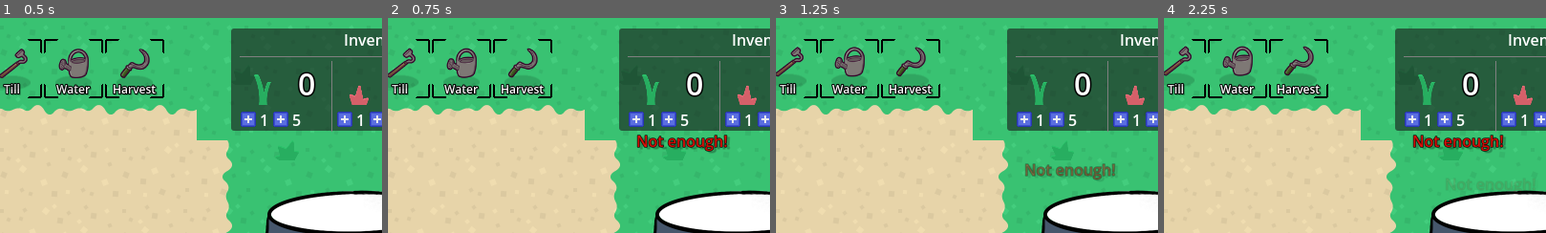
Above: before the commit, frames 1-4 (left to right).
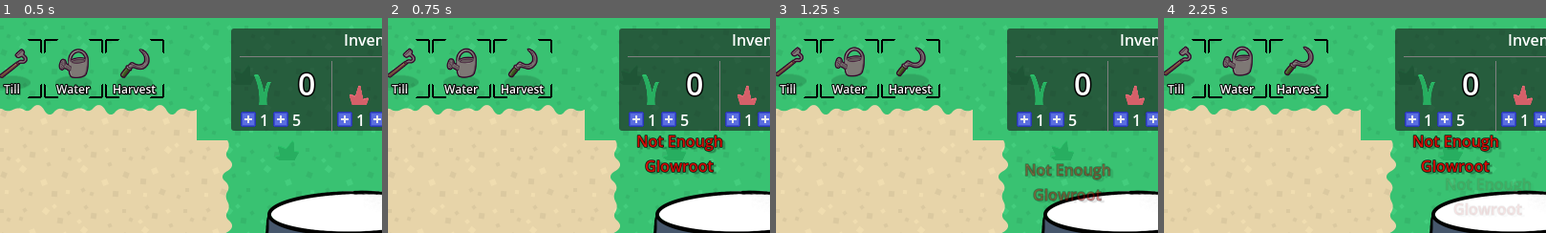
Above: after the commit, the same moments.

Repository: KurzweilTV/godotwild79
Game: Godot game, scene res://gameboard/Main.tscn
Same seed, same stepped clock (60 frames per second), same inputs: the game is played once before the commit and once after it.
Inputs (mouse positions are % of the whole screen's width and height, from its top left):
- Up to frame 1 (0.5 s): no input
- Up to frame 2 (0.75 s): click (55, 24) at 0.5 s
- Up to frame 3 (1.25 s): no input
- Up to frame 4 (2.25 s): click (59, 24) at 1.25 s; click (55, 24) at 2 s
The pictures show only the part of the screen within x 22-72%, y 0-50%; the shares and areas given below are measured in that part.

Frame 1 is identical in both runs. In frame 2, 1.5% of the frame differs, in the area x 67-90%, y 54-73%; in frame 3, 0.9%; in frame 4, 1.9%, in the area x 67-97%, y 54-92%.

Commit message:
ui tweaks
EOD Commit for Tuesday

Diff:
--- a/gameboard/Main.tscn
+++ b/gameboard/Main.tscn
@@ -306,13 +306,14 @@
 [node name="HBoxContainer" type="HBoxContainer" parent="GameUI/InventoryUI/MarginContainer/VBoxContainer"]
 layout_mode = 2
 
-[node name="VBoxContainer" type="VBoxContainer" parent="GameUI/InventoryUI/MarginContainer/VBoxContainer/HBoxContainer"]
-layout_mode = 2
-
-[node name="HBoxContainer" type="HBoxContainer" parent="GameUI/InventoryUI/MarginContainer/VBoxContainer/HBoxContainer/VBoxContainer"]
-layout_mode = 2
-
-[node name="GreenIcon" type="TextureRect" parent="GameUI/InventoryUI/MarginContainer/VBoxContainer/HBoxContainer/VBoxContainer/HBoxContainer"]
+[node name="GlowrootBox" type="VBoxContainer" parent="GameUI/InventoryUI/MarginContainer/VBoxContainer/HBoxContainer"]
+layout_mode = 2
+tooltip_text = "Glowroot"
+
+[node name="HBoxContainer" type="HBoxContainer" parent="GameUI/InventoryUI/MarginContainer/VBoxContainer/HBoxContainer/GlowrootBox"]
+layout_mode = 2
+
+[node name="GreenIcon" type="TextureRect" parent="GameUI/InventoryUI/MarginContainer/VBoxContainer/HBoxContainer/GlowrootBox/HBoxContainer"]
 layout_mode = 2
 size_flags_horizontal = 3
 size_flags_vertical = 3
@@ -320,7 +321,7 @@
 expand_mode = 2
 stretch_mode = 4
 
-[node name="GreenCount" type="Label" parent="GameUI/InventoryUI/MarginContainer/VBoxContainer/HBoxContainer/VBoxContainer/HBoxContainer"]
+[node name="GreenCount" type="Label" parent="GameUI/InventoryUI/MarginContainer/VBoxContainer/HBoxContainer/GlowrootBox/HBoxContainer"]
 unique_name_in_owner = true
 custom_minimum_size = Vector2(40, 0)
 layout_mode = 2
@@ -330,37 +331,38 @@
 horizontal_alignment = 1
 vertical_alignment = 2
 
-[node name="Buttons" type="HBoxContainer" parent="GameUI/InventoryUI/MarginContainer/VBoxContainer/HBoxContainer/VBoxContainer"]
-layout_mode = 2
-
-[node name="TextureButton" type="TextureButton" parent="GameUI/InventoryUI/MarginContainer/VBoxContainer/HBoxContainer/VBoxContainer/Buttons"]
-layout_mode = 2
-size_flags_vertical = 4
-texture_normal = ExtResource("26_jgy31")
-
-[node name="Label" type="Label" parent="GameUI/InventoryUI/MarginContainer/VBoxContainer/HBoxContainer/VBoxContainer/Buttons"]
+[node name="Buttons" type="HBoxContainer" parent="GameUI/InventoryUI/MarginContainer/VBoxContainer/HBoxContainer/GlowrootBox"]
+layout_mode = 2
+
+[node name="TextureButton" type="TextureButton" parent="GameUI/InventoryUI/MarginContainer/VBoxContainer/HBoxContainer/GlowrootBox/Buttons"]
+layout_mode = 2
+size_flags_vertical = 4
+texture_normal = ExtResource("26_jgy31")
+
+[node name="Label" type="Label" parent="GameUI/InventoryUI/MarginContainer/VBoxContainer/HBoxContainer/GlowrootBox/Buttons"]
 layout_mode = 2
 text = "1"
 
-[node name="TextureButton2" type="TextureButton" parent="GameUI/InventoryUI/MarginContainer/VBoxContainer/HBoxContainer/VBoxContainer/Buttons"]
-layout_mode = 2
-size_flags_vertical = 4
-texture_normal = ExtResource("26_jgy31")
-
-[node name="Label2" type="Label" parent="GameUI/InventoryUI/MarginContainer/VBoxContainer/HBoxContainer/VBoxContainer/Buttons"]
+[node name="TextureButton2" type="TextureButton" parent="GameUI/InventoryUI/MarginContainer/VBoxContainer/HBoxContainer/GlowrootBox/Buttons"]
+layout_mode = 2
+size_flags_vertical = 4
+texture_normal = ExtResource("26_jgy31")
+
+[node name="Label2" type="Label" parent="GameUI/InventoryUI/MarginContainer/VBoxContainer/HBoxContainer/GlowrootBox/Buttons"]
 layout_mode = 2
 text = "5"
 
 [node name="VSeparator" type="VSeparator" parent="GameUI/InventoryUI/MarginContainer/VBoxContainer/HBoxContainer"]
 layout_mode = 2
 
-[node name="VBoxContainer2" type="VBoxContainer" parent="GameUI/InventoryUI/MarginContainer/VBoxContainer/HBoxContainer"]
-layout_mode = 2
-
-[node name="HBoxContainer" type="HBoxContainer" parent="GameUI/InventoryUI/MarginContainer/VBoxContainer/HBoxContainer/VBoxContainer2"]
-layout_mode = 2
-
-[node name="RedIcon" type="TextureRect" parent="GameUI/InventoryUI/MarginContainer/VBoxContainer/HBoxContainer/VBoxContainer2/HBoxContainer"]
+[node name="EmberberryBox" type="VBoxContainer" parent="GameUI/InventoryUI/MarginContainer/VBoxContainer/HBoxContainer"]
+layout_mode = 2
+tooltip_text = "Emberberry"
+
+[node name="HBoxContainer" type="HBoxContainer" parent="GameUI/InventoryUI/MarginContainer/VBoxContainer/HBoxContainer/EmberberryBox"]
+layout_mode = 2
+
+[node name="RedIcon" type="TextureRect" parent="GameUI/InventoryUI/MarginContainer/VBoxContainer/HBoxContainer/EmberberryBox/HBoxContainer"]
 layout_mode = 2
 size_flags_horizontal = 3
 size_flags_vertical = 3
@@ -368,7 +370,7 @@
 expand_mode = 2
 stretch_mode = 4
 
-[node name="RedCount" type="Label" parent="GameUI/InventoryUI/MarginContainer/VBoxContainer/HBoxContainer/VBoxContainer2/HBoxContainer"]
+[node name="RedCount" type="Label" parent="GameUI/InventoryUI/MarginContainer/VBoxContainer/HBoxContainer/EmberberryBox/HBoxContainer"]
 unique_name_in_owner = true
 custom_minimum_size = Vector2(40, 0)
 layout_mode = 2
@@ -378,37 +380,38 @@
 horizontal_alignment = 1
 vertical_alignment = 2
 
-[node name="Buttons" type="HBoxContainer" parent="GameUI/InventoryUI/MarginContainer/VBoxContainer/HBoxContainer/VBoxContainer2"]
-layout_mode = 2
-
-[node name="TextureButton" type="TextureButton" parent="GameUI/InventoryUI/MarginContainer/VBoxContainer/HBoxContainer/VBoxContainer2/Buttons"]
-layout_mode = 2
-size_flags_vertical = 4
-texture_normal = ExtResource("26_jgy31")
-
-[node name="Label" type="Label" parent="GameUI/InventoryUI/MarginContainer/VBoxContainer/HBoxContainer/VBoxContainer2/Buttons"]
+[node name="Buttons" type="HBoxContainer" parent="GameUI/InventoryUI/MarginContainer/VBoxContainer/HBoxContainer/EmberberryBox"]
+layout_mode = 2
+
+[node name="TextureButton" type="TextureButton" parent="GameUI/InventoryUI/MarginContainer/VBoxContainer/HBoxContainer/EmberberryBox/Buttons"]
+layout_mode = 2
+size_flags_vertical = 4
+texture_normal = ExtResource("26_jgy31")
+
+[node name="Label" type="Label" parent="GameUI/InventoryUI/MarginContainer/VBoxContainer/HBoxContainer/EmberberryBox/Buttons"]
 layout_mode = 2
 text = "1"
 
-[node name="TextureButton2" type="TextureButton" parent="GameUI/InventoryUI/MarginContainer/VBoxContainer/HBoxContainer/VBoxContainer2/Buttons"]
-layout_mode = 2
-size_flags_vertical = 4
-texture_normal = ExtResource("26_jgy31")
-
-[node name="Label2" type="Label" parent="GameUI/InventoryUI/MarginContainer/VBoxContainer/HBoxContainer/VBoxContainer2/Buttons"]
+[node name="TextureButton2" type="TextureButton" parent="GameUI/InventoryUI/MarginContainer/VBoxContainer/HBoxContainer/EmberberryBox/Buttons"]
+layout_mode = 2
+size_flags_vertical = 4
+texture_normal = ExtResource("26_jgy31")
+
+[node name="Label2" type="Label" parent="GameUI/InventoryUI/MarginContainer/VBoxContainer/HBoxContainer/EmberberryBox/Buttons"]
 layout_mode = 2
 text = "5"
 
 [node name="VSeparator2" type="VSeparator" parent="GameUI/InventoryUI/MarginContainer/VBoxContainer/HBoxContainer"]
 layout_mode = 2
 
-[node name="VBoxContainer3" type="VBoxContainer" parent="GameUI/InventoryUI/MarginContainer/VBoxContainer/HBoxContainer"]
-layout_mode = 2
-
-[node name="HBoxContainer" type="HBoxContainer" parent="GameUI/InventoryUI/MarginContainer/VBoxContainer/HBoxContainer/VBoxContainer3"]
-layout_mode = 2
-
-[node name="BlueIcon" type="TextureRect" parent="GameUI/InventoryUI/MarginContainer/VBoxContainer/HBoxContainer/VBoxContainer3/HBoxContainer"]
+[node name="DewblossomBox" type="VBoxContainer" parent="GameUI/InventoryUI/MarginContainer/VBoxContainer/HBoxContainer"]
+layout_mode = 2
+tooltip_text = "Dewblossom"
+
+[node name="HBoxContainer" type="HBoxContainer" parent="GameUI/InventoryUI/MarginContainer/VBoxContainer/HBoxContainer/DewblossomBox"]
+layout_mode = 2
+
+[node name="BlueIcon" type="TextureRect" parent="GameUI/InventoryUI/MarginContainer/VBoxContainer/HBoxContainer/DewblossomBox/HBoxContainer"]
 layout_mode = 2
 size_flags_horizontal = 3
 size_flags_vertical = 3
@@ -416,7 +419,7 @@
 expand_mode = 2
 stretch_mode = 4
 
-[node name="BlueCount" type="Label" parent="GameUI/InventoryUI/MarginContainer/VBoxContainer/HBoxContainer/VBoxContainer3/HBoxContainer"]
+[node name="BlueCount" type="Label" parent="GameUI/InventoryUI/MarginContainer/VBoxContainer/HBoxContainer/DewblossomBox/HBoxContainer"]
 unique_name_in_owner = true
 custom_minimum_size = Vector2(40, 0)
 layout_mode = 2
@@ -426,24 +429,24 @@
 horizontal_alignment = 1
 vertical_alignment = 2
 
-[node name="Buttons" type="HBoxContainer" parent="GameUI/InventoryUI/MarginContainer/VBoxContainer/HBoxContainer/VBoxContainer3"]
-layout_mode = 2
-
-[node name="TextureButton" type="TextureButton" parent="GameUI/InventoryUI/MarginContainer/VBoxContainer/HBoxContainer/VBoxContainer3/Buttons"]
-layout_mode = 2
-size_flags_vertical = 4
-texture_normal = ExtResource("26_jgy31")
-
-[node name="Label" type="Label" parent="GameUI/InventoryUI/MarginContainer/VBoxContainer/HBoxContainer/VBoxContainer3/Buttons"]
+[node name="Buttons" type="HBoxContainer" parent="GameUI/InventoryUI/MarginContainer/VBoxContainer/HBoxContainer/DewblossomBox"]
+layout_mode = 2
+
+[node name="TextureButton" type="TextureButton" parent="GameUI/InventoryUI/MarginContainer/VBoxContainer/HBoxContainer/DewblossomBox/Buttons"]
+layout_mode = 2
+size_flags_vertical = 4
+texture_normal = ExtResource("26_jgy31")
+
+[node name="Label" type="Label" parent="GameUI/InventoryUI/MarginContainer/VBoxContainer/HBoxContainer/DewblossomBox/Buttons"]
 layout_mode = 2
 text = "1"
 
-[node name="TextureButton2" type="TextureButton" parent="GameUI/InventoryUI/MarginContainer/VBoxContainer/HBoxContainer/VBoxContainer3/Buttons"]
-layout_mode = 2
-size_flags_vertical = 4
-texture_normal = ExtResource("26_jgy31")
-
-[node name="Label2" type="Label" parent="GameUI/InventoryUI/MarginContainer/VBoxContainer/HBoxContainer/VBoxContainer3/Buttons"]
+[node name="TextureButton2" type="TextureButton" parent="GameUI/InventoryUI/MarginContainer/VBoxContainer/HBoxContainer/DewblossomBox/Buttons"]
+layout_mode = 2
+size_flags_vertical = 4
+texture_normal = ExtResource("26_jgy31")
+
+[node name="Label2" type="Label" parent="GameUI/InventoryUI/MarginContainer/VBoxContainer/HBoxContainer/DewblossomBox/Buttons"]
 layout_mode = 2
 text = "5"
 
@@ -454,9 +457,9 @@
 volume_db = -5.0
 bus = &"Music"
 
-[connection signal="pressed" from="GameUI/InventoryUI/MarginContainer/VBoxContainer/HBoxContainer/VBoxContainer/Buttons/TextureButton" to="Cauldron" method="_on_add_glowroot_one_pressed"]
-[connection signal="pressed" from="GameUI/InventoryUI/MarginContainer/VBoxContainer/HBoxContainer/VBoxContainer/Buttons/TextureButton2" to="Cauldron" method="_on_add_glowroot_five_pressed"]
-[connection signal="pressed" from="GameUI/InventoryUI/MarginContainer/VBoxContainer/HBoxContainer/VBoxContainer2/Buttons/TextureButton" to="Cauldron" method="_on_add_emberberry_one_pressed"]
-[connection signal="pressed" from="GameUI/InventoryUI/MarginContainer/VBoxContainer/HBoxContainer/VBoxContainer2/Buttons/TextureButton2" to="Cauldron" method="_on_add_emberberry_five_pressed"]
-[connection signal="pressed" from="GameUI/InventoryUI/MarginContainer/VBoxContainer/HBoxContainer/VBoxContainer3/Buttons/TextureButton" to="Cauldron" method="_on_add_dewblossom_one_pressed"]
-[connection signal="pressed" from="GameUI/InventoryUI/MarginContainer/VBoxContainer/HBoxContainer/VBoxContainer3/Buttons/TextureButton2" to="Cauldron" method="_on_add_dewblossom_five_pressed"]
+[connection signal="pressed" from="GameUI/InventoryUI/MarginContainer/VBoxContainer/HBoxContainer/GlowrootBox/Buttons/TextureButton" to="Cauldron" method="_on_add_glowroot_one_pressed"]
+[connection signal="pressed" from="GameUI/InventoryUI/MarginContainer/VBoxContainer/HBoxContainer/GlowrootBox/Buttons/TextureButton2" to="Cauldron" method="_on_add_glowroot_five_pressed"]
+[connection signal="pressed" from="GameUI/InventoryUI/MarginContainer/VBoxContainer/HBoxContainer/EmberberryBox/Buttons/TextureButton" to="Cauldron" method="_on_add_emberberry_one_pressed"]
+[connection signal="pressed" from="GameUI/InventoryUI/MarginContainer/VBoxContainer/HBoxContainer/EmberberryBox/Buttons/TextureButton2" to="Cauldron" method="_on_add_emberberry_five_pressed"]
+[connection signal="pressed" from="GameUI/InventoryUI/MarginContainer/VBoxContainer/HBoxContainer/DewblossomBox/Buttons/TextureButton" to="Cauldron" method="_on_add_dewblossom_one_pressed"]
+[connection signal="pressed" from="GameUI/InventoryUI/MarginContainer/VBoxContainer/HBoxContainer/DewblossomBox/Buttons/TextureButton2" to="Cauldron" method="_on_add_dewblossom_five_pressed"]
--- a/gameboard/cauldron/Cauldron.tscn
+++ b/gameboard/cauldron/Cauldron.tscn
@@ -14,12 +14,24 @@
 
 [sub_resource type="StyleBoxFlat" id="StyleBoxFlat_51fau"]
 bg_color = Color(0.152941, 0.682353, 0.376471, 1)
+corner_radius_top_left = 5
+corner_radius_top_right = 5
+corner_radius_bottom_right = 5
+corner_radius_bottom_left = 5
 
 [sub_resource type="StyleBoxFlat" id="StyleBoxFlat_nofs7"]
 bg_color = Color(0.835294, 0.376471, 0.411765, 1)
+corner_radius_top_left = 5
+corner_radius_top_right = 5
+corner_radius_bottom_right = 5
+corner_radius_bottom_left = 5
 
 [sub_resource type="StyleBoxFlat" id="StyleBoxFlat_jcgkj"]
 bg_color = Color(0.0862745, 0.658824, 0.913725, 1)
+corner_radius_top_left = 5
+corner_radius_top_right = 5
+corner_radius_bottom_right = 5
+corner_radius_bottom_left = 5
 
 [node name="Cauldron" type="Node2D"]
 script = ExtResource("1_f7bjt")
@@ -50,12 +62,15 @@
 
 [node name="Barbox" type="HBoxContainer" parent="Mixbars/MarginContainer"]
 layout_mode = 2
+tooltip_text = "Ingredients in the Cauldron"
 
 [node name="Ingredient1" type="ProgressBar" parent="Mixbars/MarginContainer/Barbox"]
 unique_name_in_owner = true
 layout_mode = 2
 size_flags_horizontal = 3
 size_flags_vertical = 1
+tooltip_text = "Glowroot
+"
 theme_override_styles/fill = SubResource("StyleBoxFlat_51fau")
 max_value = 10.0
 step = 1.0
@@ -67,6 +82,7 @@
 layout_mode = 2
 size_flags_horizontal = 3
 size_flags_vertical = 1
+tooltip_text = "Emberberry"
 theme_override_styles/fill = SubResource("StyleBoxFlat_nofs7")
 max_value = 10.0
 step = 1.0
@@ -78,6 +94,7 @@
 layout_mode = 2
 size_flags_horizontal = 3
 size_flags_vertical = 1
+tooltip_text = "Dewblossom"
 theme_override_styles/fill = SubResource("StyleBoxFlat_jcgkj")
 max_value = 10.0
 step = 1.0
--- a/gameboard/cauldron/scripts/cauldron.gd
+++ b/gameboard/cauldron/scripts/cauldron.gd
@@ -52,8 +52,8 @@
 		update_progress_ui()
 
 	else:
-		GlobalCursor.float_text("Not enough!", Color.RED)
-		print("Not enough ", ingredient_name, " in inventory")
+		GlobalCursor.float_text("Not Enough\n%s" % ingredient_name, Color.RED)
+		#print("Not enough ", ingredient_name, " in inventory")
 
 func update_progress_ui():
 	ingredient_1.value = cook_slot_1.get("count", 0)
--- a/ui/scripts/inventory_ui.gd
+++ b/ui/scripts/inventory_ui.gd
@@ -20,7 +20,6 @@
 	await get_tree().create_timer(new_particles.lifetime).timeout
 	new_particles.queue_free()
 
-
 func _update_ui() -> void:
 	green_count.text = str(Inventory.contents.get("Glowroot", 0))
 	red_count.text = str(Inventory.contents.get("Emberberry", 0))
